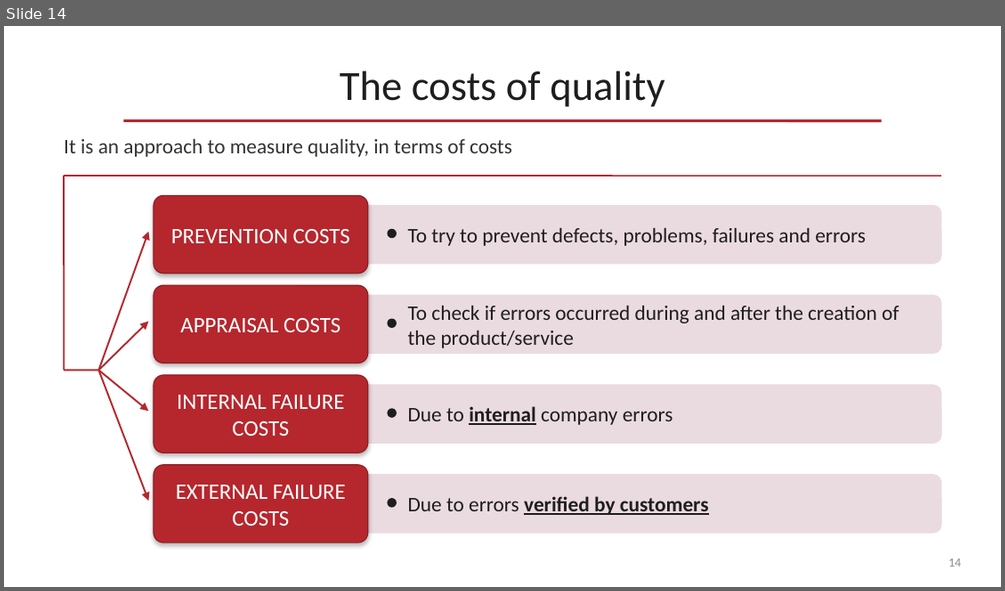
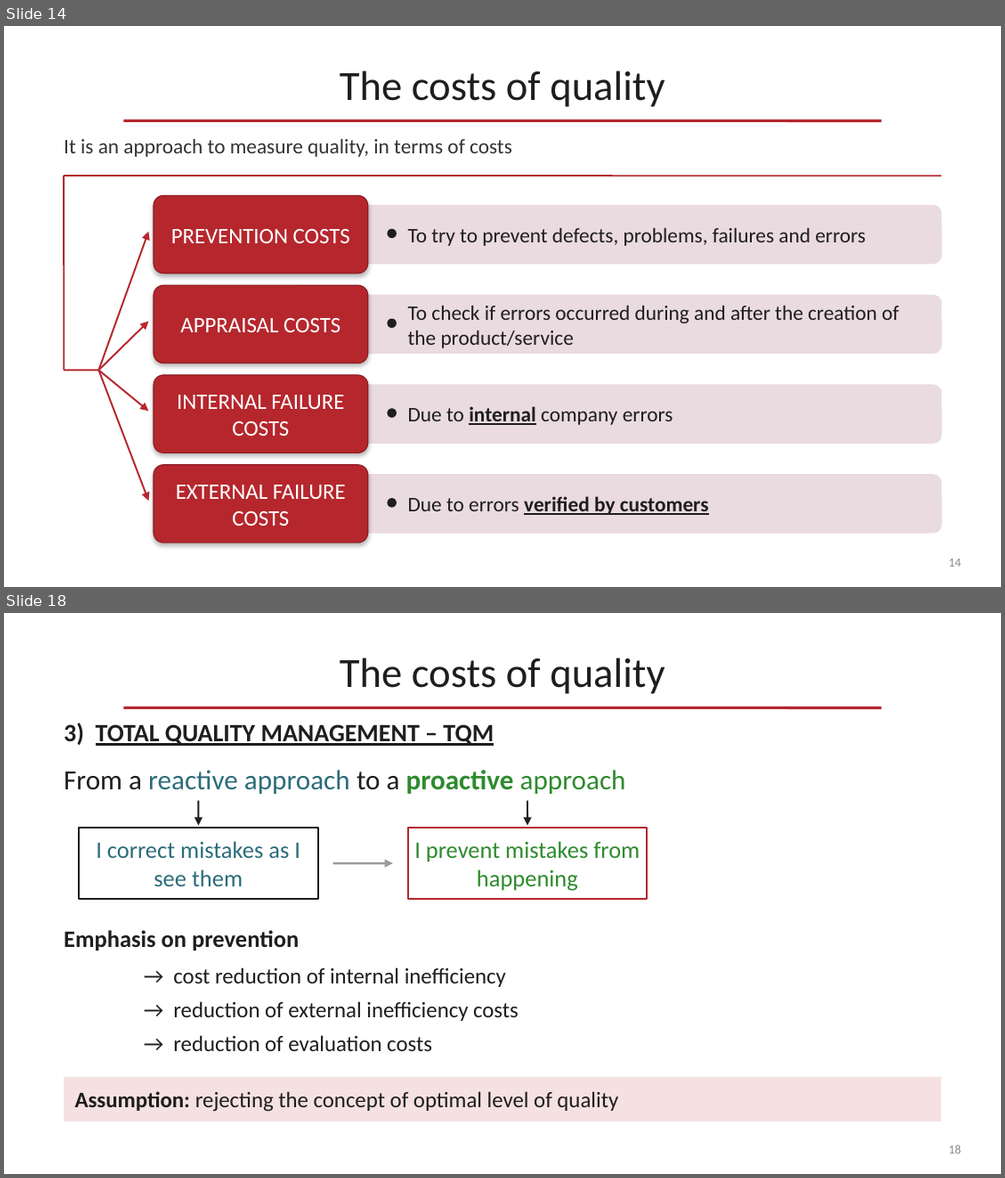
Before and after one commit to OfficialMatteoPiras/ManagementEngineering, a slide deck: SmartOperationsAndSupplyChain Management/pdf/Quality Management-claude.pptx. Shown one above the other, each under a label of ours: slide 14 before the commit, slides 14 and 18 after it; the slides between them are not shown. The pictures are 1005x591 and 1005x1178 pixels, drawn with LibreOffice and Linux fonts; fonts in the diff are those of the drawing. Boxes give left, top, right and bottom in pixels: in the first picture for what was removed or moved away, otherwise in the second. Text is boxed around its words. In the diff, an @@ line names an element or a change of style, - is before the commit and + after.

Commit message:
vault backup: 2026-11-23 11:40:21 | hostname: M1_Laptop | # files: 1 | files: M SmartOperationsAndSupplyChain Management/pdf/Quality Management-claude.pptx

```diff
--- a/SmartOperationsAndSupplyChain Management/pdf/Quality Management-claude.pptx
+++ b/SmartOperationsAndSupplyChain Management/pdf/Quality Management-claude.pptx
@@ slide 18 added at [4,613,1001,1174], background #FFFFFF @@
@@ text added at [340,657,664,694], 30 pt, text #1E1E1E @@
+The costs of quality
@@ line added from (123, 707) to (882, 707), #B5272D 2 pt @@
@@ text added at [64,722,494,746], 18 pt, text #1E1E1E, bold, underline @@
+3) TOTAL QUALITY MANAGEMENT – TQM
@@ text added at [64,770,626,794], 20 pt, text #2E8B2E @@
+From a reactive approach to a proactive approach
@@ arrow added from (198, 801) to (198, 826), #1E1E1E 1.25 pt @@
@@ arrow added from (527, 801) to (527, 826), #1E1E1E 1.25 pt @@
@@ rectangle added at [79,827,318,899], outline #1E1E1E 1.25 pt, 17 pt, text #2B6C7A @@
+I correct mistakes as I see them
@@ rectangle added at [408,827,647,899], outline #B5272D 1.25 pt, 17 pt, text #2E8B2E @@
+I prevent mistakes from happening
@@ arrow added from (333, 863) to (393, 863), #9A9A9A 1.5 pt @@
@@ text added at [64,930,299,950], 17 pt, text #1E1E1E, bold @@
+Emphasis on prevention
@@ text added at [173,967,506,987], 16 pt, text #1E1E1E @@
+→ cost reduction of internal inefficiency
@@ text added at [173,1001,518,1021], 16 pt, text #1E1E1E @@
+→ reduction of external inefficiency costs
@@ text added at [173,1035,432,1051], 16 pt, text #1E1E1E @@
+→ reduction of evaluation costs
@@ rectangle added at [64,1077,941,1121], fill #F6E1E2, 16 pt, text #1E1E1E @@
+Assumption: rejecting the concept of optimal level of quality
@@ page number added at [948,1144,961,1153], 9 pt, text #8A8A8A @@
+18
```
Also in this commit, not shown: 3 other slides added.
